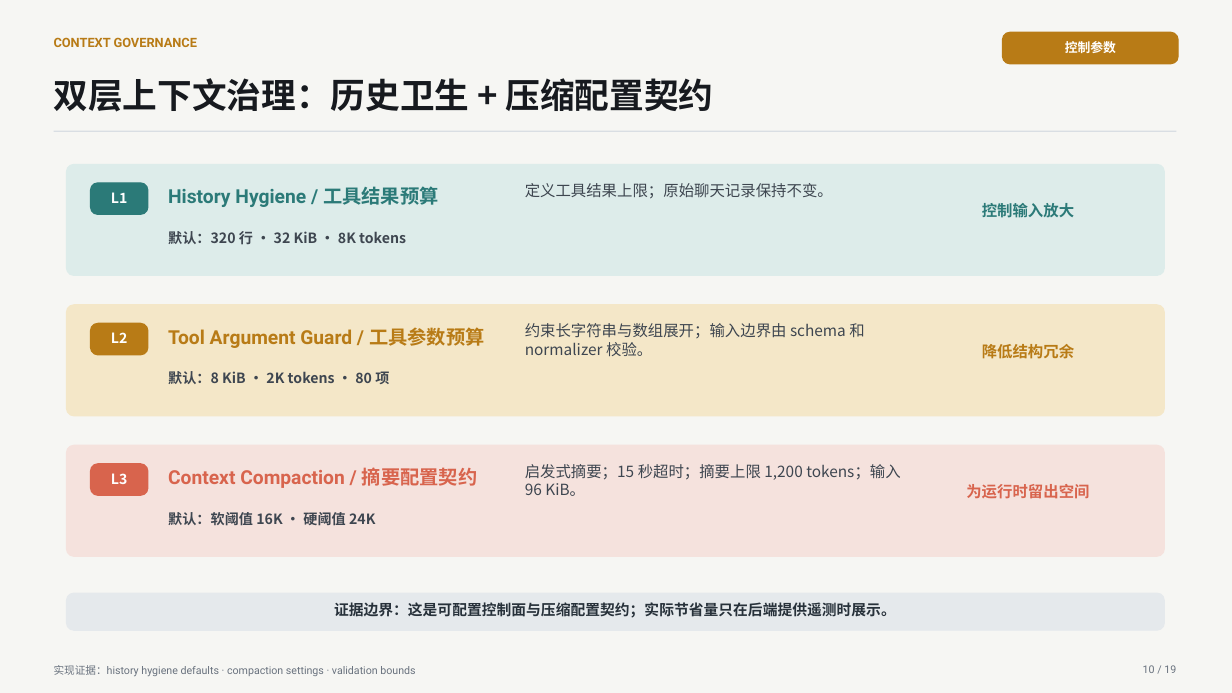
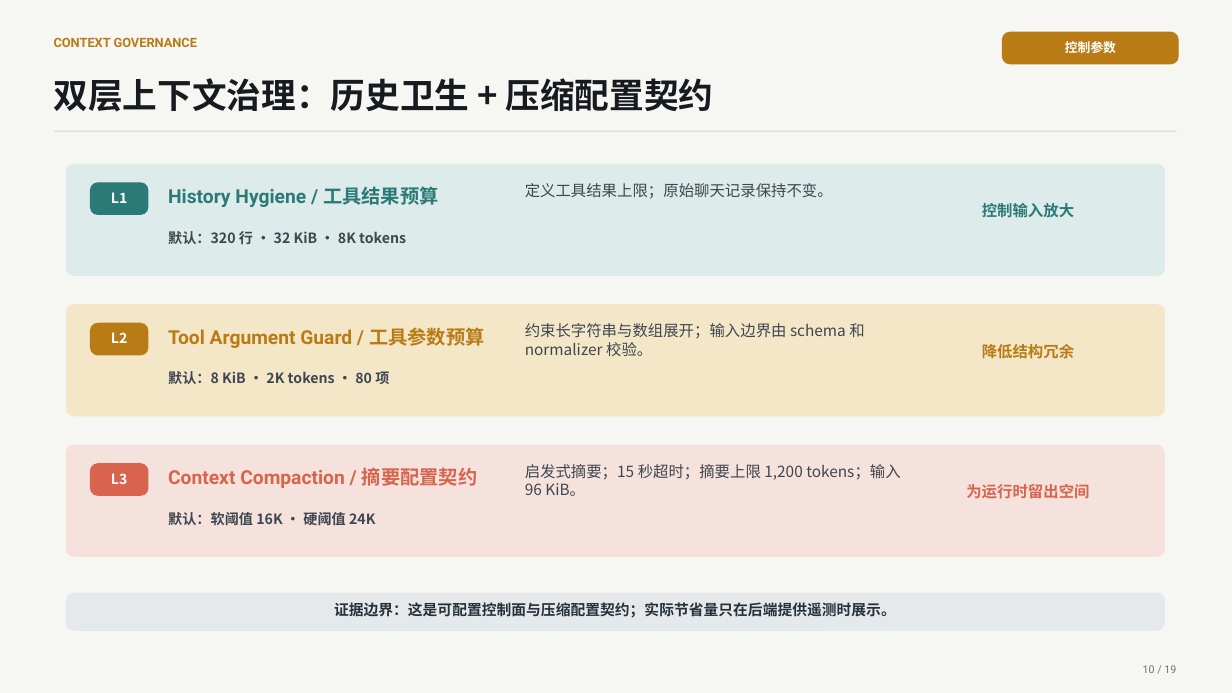
Before and after one commit to 2830500285/BAI-Work, a slide deck: slide 10 of docs/presentation/BAI-Work-Defense-Deck.pptx. Drawn at 1232x693 pixels with LibreOffice and Linux fonts; fonts in the diff are those of the drawing. Boxes give left, top, right and bottom in pixels: in the first picture for what was removed or moved away, otherwise in the second. Text is boxed around its words. In the diff, an @@ line names an element or a change of style, - is before the commit and + after.

```diff
--- a/docs/presentation/BAI-Work-Defense-Deck.pptx
+++ b/docs/presentation/BAI-Work-Defense-Deck.pptx
@@ text removed at bbox=[54, 665, 415, 676] @@
-实现证据：history hygiene defaults · compaction settings · validation bounds
```
Also in this commit, not shown: 16 other slides changed, 1 other file.
